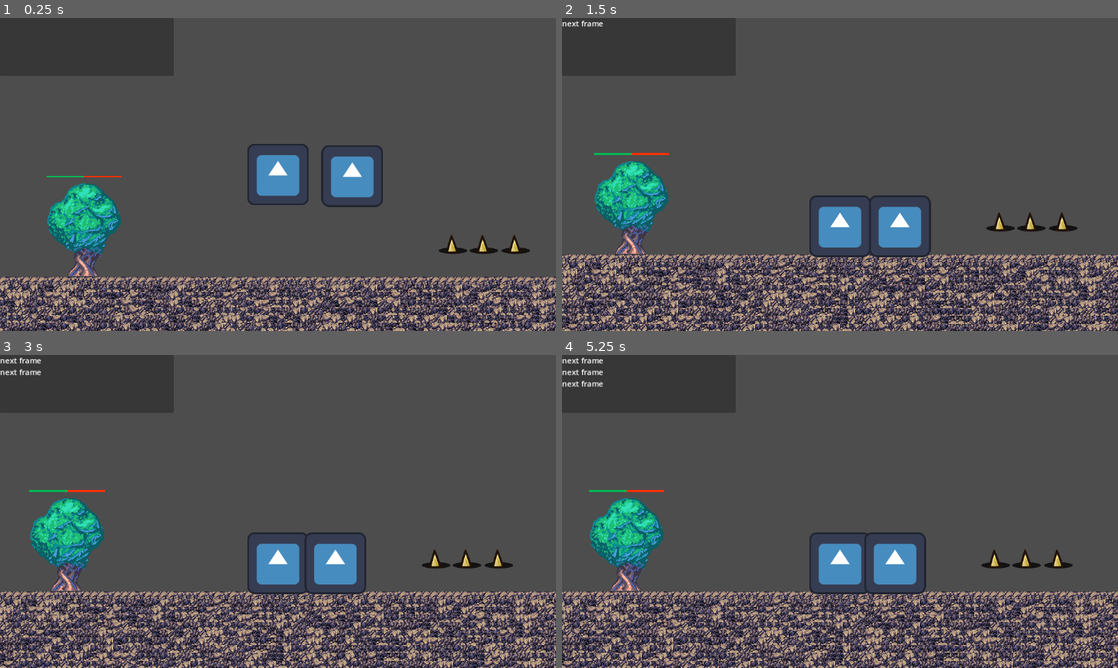
Above: before the commit, frames 1-4 (two rows, left to right).
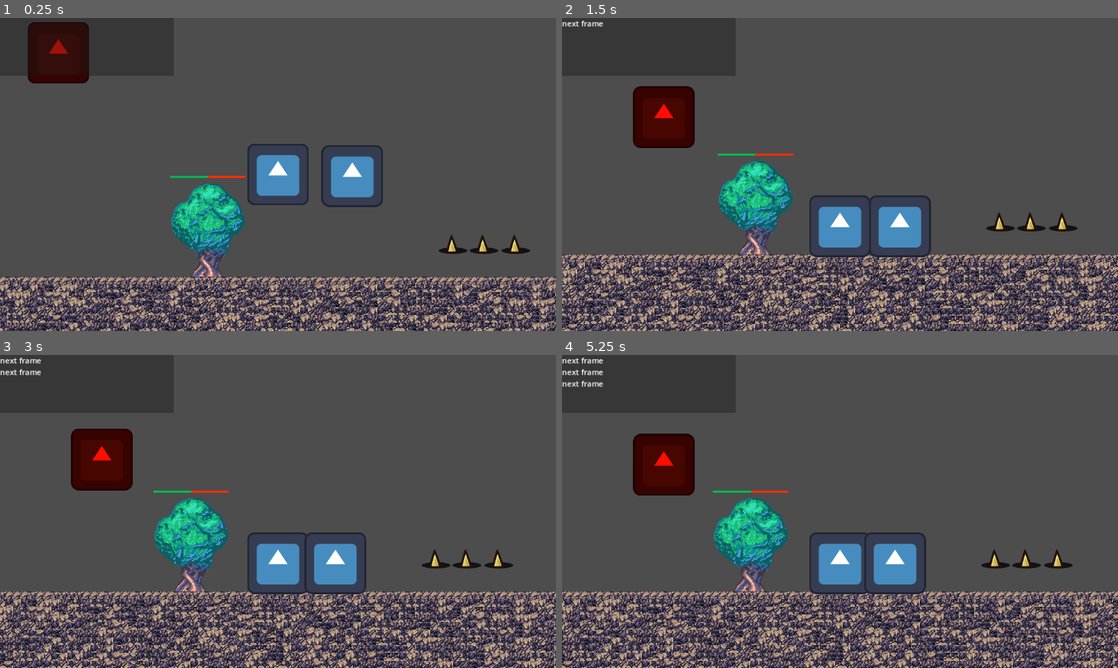
Above: after the commit, the same moments.

Repository: Ikkisoad/Amazon-Guardians
Game: Godot game, scene res://scenes/main.tscn
Two runs of this game, one before a commit and one after it. Both use one fixed random seed, a clock stepped at 60 frames per second and the inputs below. The engine's default icon, where the game draws it, is replaced by a stand-in: a white triangle on a blue panel in a dark square.
Inputs:
- Up to frame 1 (0.25 s): no input
- Up to frame 2 (1.5 s): hold D (right) from 0.53 s (still down); tap N (frameAdvance) at 0.6 s; tap Space (jump) at 0.77 s; tap Enter at 1.25 s; tap C (swap) at 1.35 s
- Up to frame 3 (3 s): tap Space (jump) at 1.52 s; tap Escape (reset) at 2, 2.75 s; release D (right) at 2.03 s; hold A (left) 2.03-2.78 s; tap X (trap) at 2.1 s; hold D (right) from 2.78 s (still down); tap N (frameAdvance) at 2.85 s
- Up to frame 4 (5.25 s): tap Space (jump) at 3.02, 3.77, 4.52 s; tap Escape (reset) at 3.5, 4.15, 4.25, 5 s; tap C (swap) at 3.6 s; release D (right) at 4.28 s; hold A (left) 4.28-5.03 s; tap X (trap) at 4.35 s; hold D (right) from 5.03 s (still down); tap N (frameAdvance) at 5.1 s

The runs differ from the first frame. In frame 1, 6.9% of the frame differs, in the area x 5-45%, y 1-83%; in frame 2, 7.0%, in the area x 5-42%, y 21-76%; in frame 3, 7.0%; in frame 4, 6.9%.

Commit message:
enemy base

Diff:
--- a/project.godot
+++ b/project.godot
@@ -87,6 +87,8 @@
 2d_physics/layer_1="player"
 2d_physics/layer_2="traps"
 2d_physics/layer_3="tilemap"
+2d_physics/layer_4="PlayerResource"
+2d_physics/layer_9="Enemy"
 
 [rendering]
 
--- /dev/null
+++ b/scenes/enemy/cb_base_enemy.gd
@@ -0,0 +1,24 @@
+extends CharacterBody2D
+
+
+const SPEED = 300.0
+const JUMP_VELOCITY = -400.0
+
+@export var facing = 1
+
+# Get the gravity from the project settings to be synced with RigidBody nodes.
+var gravity = ProjectSettings.get_setting("physics/2d/default_gravity")
+
+
+func _physics_process(delta):
+	# Add the gravity.
+	if not is_on_floor():
+		velocity.y += gravity * delta
+
+	var direction = facing
+	if direction:
+		velocity.x = direction * SPEED
+	else:
+		velocity.x = move_toward(velocity.x, 0, SPEED)
+
+	move_and_slide()
--- /dev/null
+++ b/scenes/enemy/cb_base_enemy.tscn
@@ -0,0 +1,24 @@
+[gd_scene load_steps=4 format=3 uid="uid://dwmswum8ipomh"]
+
+[ext_resource type="Script" path="res://scenes/enemy/cb_base_enemy.gd" id="1_viqn7"]
+[ext_resource type="Texture2D" uid="uid://5oajv10bibjp" path="res://icon.svg" id="1_y2lcq"]
+
+[sub_resource type="SpriteFrames" id="SpriteFrames_61wge"]
+animations = [{
+"frames": [{
+"duration": 1.0,
+"texture": ExtResource("1_y2lcq")
+}],
+"loop": true,
+"name": &"default",
+"speed": 5.0
+}]
+
+[node name="cbBaseEnemy" type="CharacterBody2D"]
+collision_layer = 261
+collision_mask = 5
+script = ExtResource("1_viqn7")
+
+[node name="AnimatedSprite2D" type="AnimatedSprite2D" parent="."]
+modulate = Color(1, 0.0509804, 0, 1)
+sprite_frames = SubResource("SpriteFrames_61wge")
--- /dev/null
+++ b/scenes/enemy/lenhador/cb_lenhador.tscn
@@ -0,0 +1,11 @@
+[gd_scene load_steps=3 format=3 uid="uid://d115vjycip8v6"]
+
+[ext_resource type="PackedScene" uid="uid://dwmswum8ipomh" path="res://scenes/enemy/cb_base_enemy.tscn" id="1_7ana5"]
+
+[sub_resource type="RectangleShape2D" id="RectangleShape2D_klkth"]
+size = Vector2(96, 128)
+
+[node name="cbBaseEnemy" instance=ExtResource("1_7ana5")]
+
+[node name="CollisionShape2D" type="CollisionShape2D" parent="." index="1"]
+shape = SubResource("RectangleShape2D_klkth")
--- a/scenes/main.tscn
+++ b/scenes/main.tscn
@@ -1,10 +1,11 @@
-[gd_scene load_steps=6 format=3 uid="uid://dsdx64qq5lk44"]
+[gd_scene load_steps=7 format=3 uid="uid://dsdx64qq5lk44"]
 
 [ext_resource type="PackedScene" uid="uid://cecu0ryqrwf3q" path="res://scenes/traps/wood_trap.tscn" id="2_kcd3x"]
 [ext_resource type="PackedScene" uid="uid://i4ewk0kd4tbe" path="res://scenes/system/debugger.tscn" id="3_oa7ly"]
 [ext_resource type="PackedScene" uid="uid://c4elcp35wq18e" path="res://scenes/tile_map/tile_map.tscn" id="4_m70y3"]
 [ext_resource type="PackedScene" uid="uid://85ho1813kvpx" path="res://scenes/player/player_manager.tscn" id="4_pnr2r"]
 [ext_resource type="PackedScene" uid="uid://b1wnvd43cktpa" path="res://scenes/resources/tree_resource/tree_resource.tscn" id="5_ktgpv"]
+[ext_resource type="PackedScene" uid="uid://d115vjycip8v6" path="res://scenes/enemy/lenhador/cb_lenhador.tscn" id="6_ub7wf"]
 
 [node name="Main" type="Node2D"]
 
@@ -26,7 +27,9 @@
 position = Vector2(530, 252)
 
 [node name="TreeResource" parent="." instance=ExtResource("5_ktgpv")]
-position = Vector2(128, 399)
+position = Vector2(385, 400)
 health = 50
 tmrResourceMin = 1
 tmrResourceMax = 2
+
+[node name="cbBaseEnemy" parent="." instance=ExtResource("6_ub7wf")]
--- a/scenes/player/player_manager.gd
+++ b/scenes/player/player_manager.gd
@@ -10,7 +10,7 @@
 
 
 # Called every frame. 'delta' is the elapsed time since the previous frame.
-func _process(delta):
+func _process(_delta):
 	if Input.is_action_just_pressed("swap"):
 		var swap = cb_player.locked
 		cb_player_2.lock(swap, cam_player.get_path())
--- a/scenes/player_resource/base_player_resource/base_player_resource.gd
+++ b/scenes/player_resource/base_player_resource/base_player_resource.gd
@@ -18,7 +18,7 @@
 	#move_and_slide()
 
 func _on_tmr_base_player_resource_timeout():
-	spawnResource()
+	#spawnResource()
 	queue_free()
 
 func startDespawnTimer():
--- a/scenes/player_resource/base_player_resource/base_player_resource.tscn
+++ b/scenes/player_resource/base_player_resource/base_player_resource.tscn
@@ -21,8 +21,8 @@
 [sub_resource type="RectangleShape2D" id="RectangleShape2D_ag4p1"]
 
 [node name="BasePlayerResource" type="RigidBody2D"]
-collision_layer = 4
-collision_mask = 4
+collision_layer = 8
+collision_mask = 12
 script = ExtResource("1_l6a41")
 
 [node name="a2dBasePlayerResource" type="Area2D" parent="."]
--- a/scenes/system/log.gd
+++ b/scenes/system/log.gd
@@ -30,12 +30,12 @@
 			add_child(canvas_layer)
 
 
-func _input(event: InputEvent) -> void:
-	if event.is_action_pressed("toggle_console"):
-		if panel.visible:
-			panel.visible = false
-		else:
-			panel.visible = true
+#func _input(event: InputEvent) -> void:
+	#if event.is_action_pressed("toggle_console"):
+		#if panel.visible:
+			#panel.visible = false
+		#else:
+			#panel.visible = true
 
 
 func print(message) -> void:
